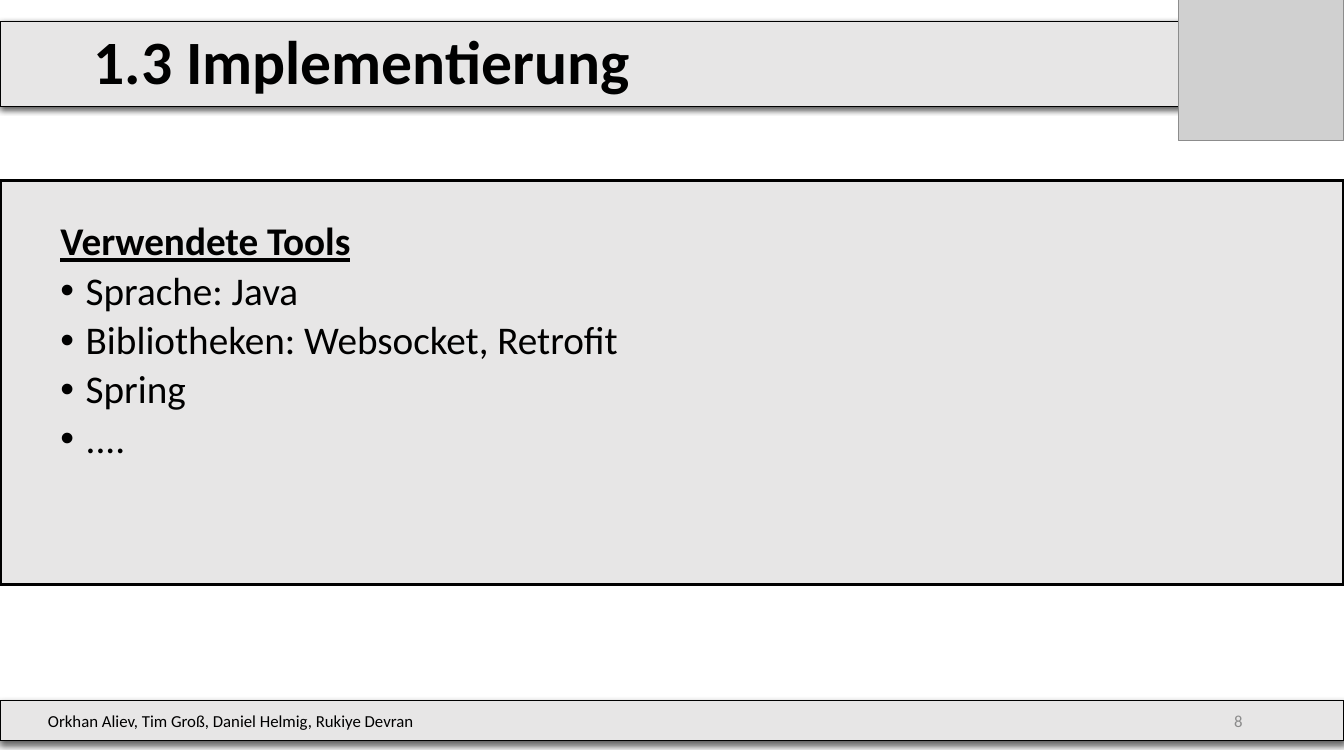
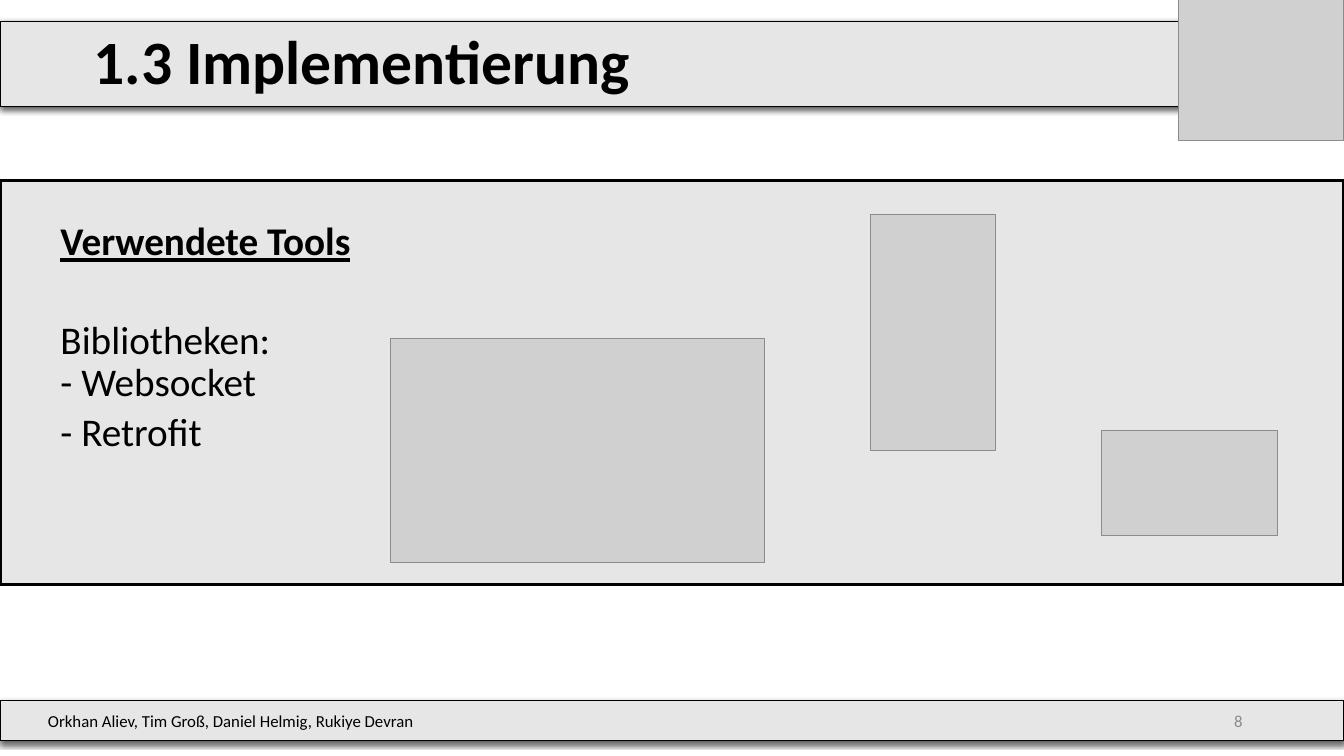
Before and after one commit to DrMopiti/pse, a slide deck: slide 7 of Abschlusspräsentation/Abschlusspräsentation.pptx (slide 8 before the commit). Drawn at 1344x756 pixels with LibreOffice and Linux fonts; fonts in the diff are those of the drawing; grey boxes stand for pictures; background and template pictures are left out. Boxes give left, top, right and bottom in pixels: in the first picture for what was removed or moved away, otherwise in the second. Text is boxed around its words. In the diff, an @@ line names an element or a change of style, - is before the commit and + after.

```diff
--- a/Abschlusspräsentation/Abschlusspräsentation.pptx
+++ b/Abschlusspräsentation/Abschlusspräsentation.pptx
@@ picture added at (x1=871, y1=215, x2=996, y2=451) @@
@@ text at (x1=60, y1=326, x2=270, y2=447): text changed @@
-  • Sprache: Java
-  • Bibliotheken: Websocket, Retrofit
-  • Spring
-  • ....
+  Bibliotheken:
+  - Websocket
+  - Retrofit
@@ picture added at (x1=391, y1=339, x2=765, y2=564) @@
@@ picture added at (x1=1102, y1=431, x2=1278, y2=535) @@
```
Also in this commit, not shown: 7 other slides changed, 1 slide removed.
